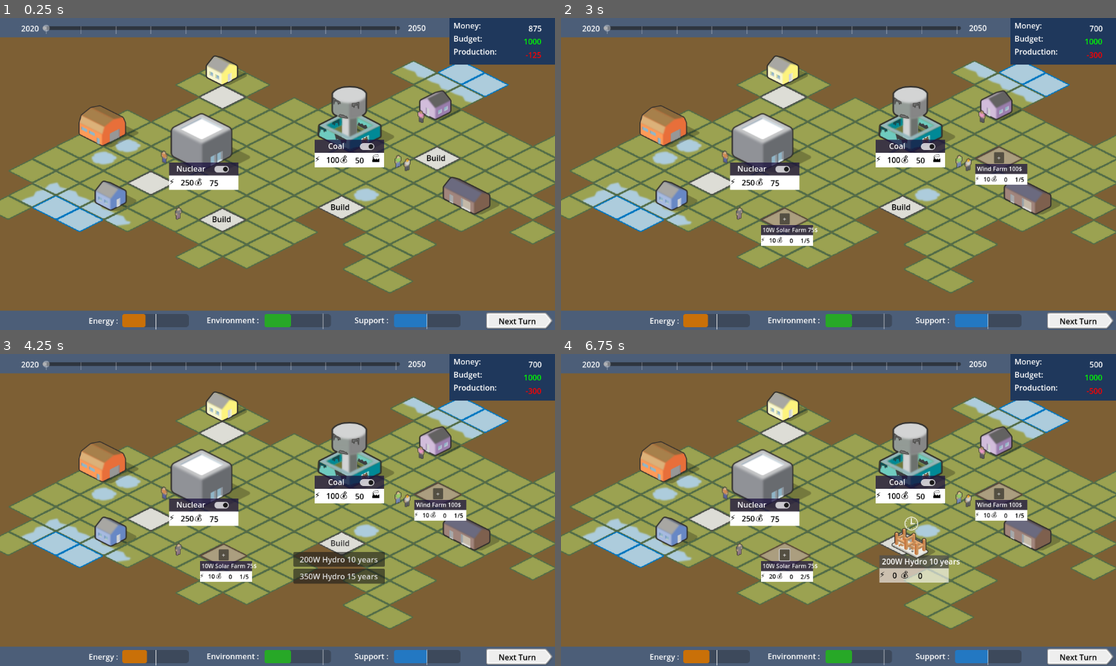
Above: before the commit, frames 1-4 (two rows, left to right).
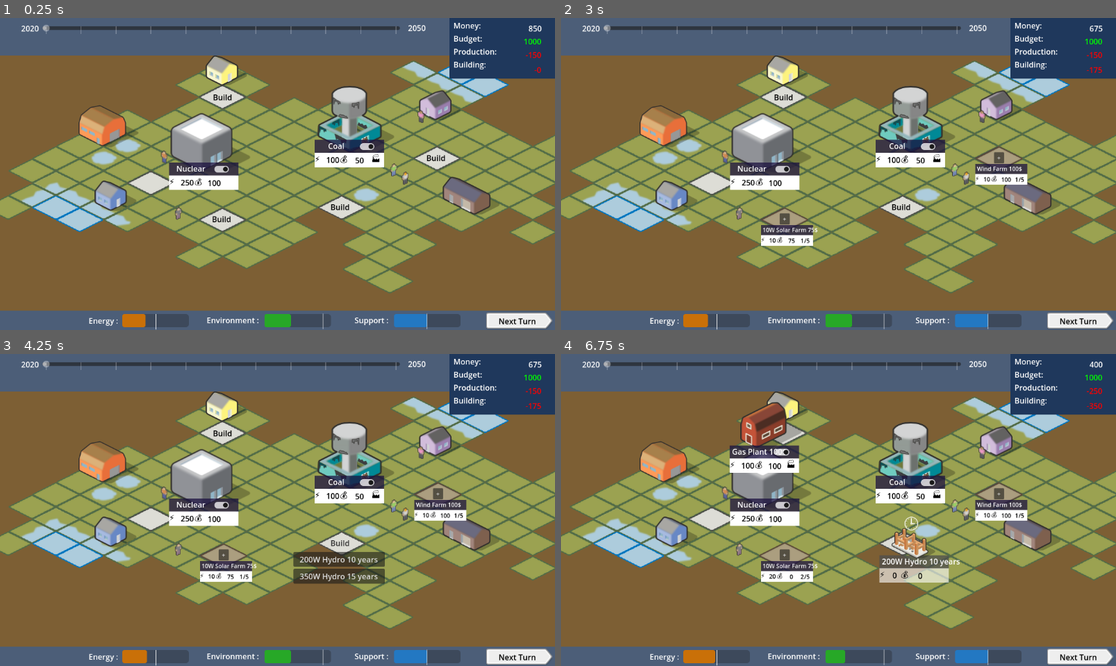
Above: after the commit, the same moments.

Repository: astonedf/SURE_PoC
Game: Godot game, scene res://Scenes/world.tscn
Same seed, same stepped clock (60 frames per second), same inputs: the game is played once before the commit and once after it.
Inputs (mouse positions are in pixels of both pictures, inside the frame that each line leads up to):
- Up to frame 1 (0.25 s): no input
- Up to frame 2 (3 s): click "Build" at 0.5 s; click "10W Solar Farm 75$" at 1.25 s; click "Build" at 2 s; click "Wind Farm 100$" at 2.75 s
- Up to frame 3 (4.25 s): click "Build" at 3.5 s
- Up to frame 4 (6.75 s): click "200W Hydro 10 years" at 4.25 s; click "+" at 5 s; click (783, 432) at 5.75 s, where only the run after the commit has a clickable "Build"; click (794, 453) at 6.5 s, where only the run after the commit has a clickable "Gas Plant 100$"

The runs differ from the first frame. In frame 1, 5.8% of the frame differs, in the area x 0-100%, y 2-54%; in frame 2, 5.9%; in frame 3, 5.9%; in frame 4, 7.9%, in the area x 0-100%, y 2-100%.

Commit message:
shock wip

Diff:
--- a/SURE/Scenes/build_button.gd
+++ b/SURE/Scenes/build_button.gd
@@ -35,7 +35,8 @@
 func _on_button_pressed(button):
 
 	print(button)
-	Global.prod += button[1]
+	#Global.build += button[1]
+	#Global.energy = button[2]
 	Global.update_ui()
 	var scene = load("res://Scenes/"+path+".tscn")
 	print(scene)
@@ -46,7 +47,8 @@
 		print(button[0])
 		instance.label_name = str(button[0])
 		instance.energy = button[2]
-		instance.cost = button[3]
+		instance.prod = button[3]
+		instance.build = button[1]
 		instance.plus = plus
 		get_parent().add_child(instance)
 		queue_free()
@@ -58,3 +60,12 @@
 		instance.plus = plus
 		get_parent().add_child(instance)
 		queue_free()
+
+	if path == "energy_plant":
+		instance.label_name = str(button[0])
+		instance.energy = button[2]
+		instance.prod = button[3]
+		instance.build = button[1]
+		instance.poll = plus
+		get_parent().add_child(instance)
+		queue_free()
--- a/SURE/Scenes/energy_bar.gd
+++ b/SURE/Scenes/energy_bar.gd
@@ -19,10 +19,12 @@
 
 # Called every frame. 'delta' is the elapsed time since the previous frame.
 func _process(delta):
+
 	$Energy.value = Global.energy
-
+	energy_value = $Energy.value
 
 func _on_energy_value_changed(value):
+	$Energy.value = Global.energy
 	if value < energy_min:
 		$Energy.set("theme_override_styles/fill", energyStyleLow)
 	else:
--- a/SURE/Scenes/farm.gd
+++ b/SURE/Scenes/farm.gd
@@ -1,10 +1,11 @@
 extends Node2D
 
 @export var energy : int
-@export var cost : int
+@export var build : int
 var prod: int
 var energy_init: int
-var cost_init: int
+var build_init: int
+var prod_init:int
 @export var label_name: String
 var num: int = 1
 var plus: bool = true
@@ -13,13 +14,13 @@
 # Called when the node enters the scene tree for the first time.
 func _ready():
 	$ColorRect2/Label2.text = str(energy)
-	$ColorRect2/Label3.text = str(cost)
+	$ColorRect2/Label3.text = str(build)
 	$ColorRect/Label.text = label_name
 	Global.energy += energy
-	Global.prod += cost
+	Global.build += build
 
 	energy_init = energy
-	cost_init = cost
+	build_init = build
 
 
 	$Button.visible = plus
@@ -38,7 +39,7 @@
 	if num < 5:
 		energy += energy_init
 		print(energy)
-		cost += cost_init
+		build += build_init
 		num += 1
 		$ColorRect2/Num.text = str(num)
 		if num == 4:
@@ -50,8 +51,9 @@
 
 func _update():
 	$ColorRect2/Label2.text = str(energy)
-	$ColorRect2/Label3.text = str(cost)
-	Global.energy += energy
-	Global.prod += cost
+	$ColorRect2/Label3.text = str(prod)
+	Global.energy += energy_init
+	Global.prod += prod_init
+	Global.build += build_init
 
 	Global.update_ui()
--- a/SURE/Scenes/shock.gd
+++ b/SURE/Scenes/shock.gd
@@ -1,11 +1,29 @@
 extends CanvasLayer
 
-
+var bad: bool
 # Called when the node enters the scene tree for the first time.
 func _ready():
-	pass # Replace with function body.
+	pass
 
 
 # Called every frame. 'delta' is the elapsed time since the previous frame.
 func _process(delta):
 	pass
+
+
+func _on_visibility_changed():
+	$ColorRect/Result/EnergyBar.energy_min = 550
+	print($ColorRect/Result/EnergyBar.energy_value)
+	if $ColorRect/Result/EnergyBar.energy_value < 550:
+
+		$ColorRect/Result.text = "You cannot provide enough energy for your citizens!"
+		bad = true
+	else:
+		bad = false
+		$ColorRect/Result.text = "You had enough energy surplus to get through those difficult winters."
+
+
+func _on_continue_pressed():
+	if bad:
+		$ColorRect/Result.queue_free()
+		$ColorRect/Text/Control.visible = true
--- a/SURE/Scenes/shock.tscn
+++ b/SURE/Scenes/shock.tscn
@@ -26,7 +26,7 @@
 offset_left = -270.0
 offset_top = -180.0
 offset_right = 271.0
-offset_bottom = 97.0
+offset_bottom = 148.0
 grow_horizontal = 2
 grow_vertical = 2
 theme = SubResource("Theme_jkqh0")
@@ -45,6 +45,44 @@
 text = "Cold Spell"
 horizontal_alignment = 1
 vertical_alignment = 1
+
+[node name="Result" type="Label" parent="ColorRect"]
+layout_mode = 1
+anchors_preset = 3
+anchor_left = 1.0
+anchor_top = 1.0
+anchor_right = 1.0
+anchor_bottom = 1.0
+offset_left = -266.0
+offset_top = -115.0
+offset_bottom = -37.0
+grow_horizontal = 0
+grow_vertical = 0
+theme_override_colors/font_color = Color(0, 0, 0, 1)
+text = "..."
+autowrap_mode = 3
+
+[node name="Continue" type="Button" parent="ColorRect/Result"]
+layout_mode = 1
+anchors_preset = 7
+anchor_left = 0.5
+anchor_top = 1.0
+anchor_right = 0.5
+anchor_bottom = 1.0
+offset_left = -48.5
+offset_top = -15.0
+offset_right = 30.5
+offset_bottom = 16.0
+grow_horizontal = 2
+grow_vertical = 0
+text = "Continue"
+
+[node name="EnergyBar" parent="ColorRect/Result" instance=ExtResource("2_i1jhu")]
+layout_mode = 0
+offset_left = 1.0
+offset_top = -56.0
+offset_right = 63.0
+offset_bottom = -30.0
 
 [node name="Text" type="Label" parent="ColorRect"]
 layout_mode = 1
@@ -117,9 +155,5 @@
 text = "Import electricity from neighbouring countries.
 - 50 💰"
 
-[node name="EnergyBar" parent="ColorRect/Text" instance=ExtResource("2_i1jhu")]
-layout_mode = 0
-offset_left = 3.0
-offset_top = 157.0
-offset_right = 65.0
-offset_bottom = 183.0
+[connection signal="visibility_changed" from="." to="." method="_on_visibility_changed"]
+[connection signal="pressed" from="ColorRect/Result/Continue" to="." method="_on_continue_pressed"]
--- a/SURE/Scenes/ui.gd
+++ b/SURE/Scenes/ui.gd
@@ -6,7 +6,7 @@
 
 @export var money: int = 1000
 @export var prod: int = 0
-
+var build: int = 0
 
 
 var full_farm: bool = false
@@ -19,6 +19,7 @@
 	$ColorRect2/ColorRect/money.text = str(money - prod)
 	$ColorRect2/ColorRect/budget.text = str(money)
 	$ColorRect2/ColorRect/prod.text = str(prod)
+	$ColorRect2/ColorRect/Build.text = str(prod)
 
 
 # Called every frame. 'delta' is the elapsed time since the previous frame.
@@ -32,9 +33,10 @@
 	$ColorRect/Label2/Env.value = env
 	$ColorRect/Label3/Trust.value = trust
 
-	$ColorRect2/ColorRect/money.text = str(money - prod)
+	$ColorRect2/ColorRect/money.text = str(money - prod - build)
 	$ColorRect2/ColorRect/budget.text = str(money)
 	$ColorRect2/ColorRect/prod.text = "-" + str(prod)
+	$ColorRect2/ColorRect/Build.text = "-" + str(build)
 
 	if full_farm:
 		$Bubble.visible = true
--- a/SURE/Scenes/ui.tscn
+++ b/SURE/Scenes/ui.tscn
@@ -50,7 +50,7 @@
 patch_margin_bottom = 6
 metadata/_edit_group_ = true
 
-[node name="Label" type="Button" parent="ColorRect/GreySliderRight"]
+[node name="NextTurn" type="Button" parent="ColorRect/GreySliderRight"]
 layout_mode = 0
 offset_left = 3.0
 offset_top = 2.0
@@ -121,7 +121,7 @@
 anchors_preset = -1
 anchor_right = 1.0
 anchor_bottom = 0.062
-offset_bottom = -40.176
+offset_bottom = 37.52
 grow_horizontal = 2
 color = Color(0.298039, 0.368627, 0.470588, 1)
 
@@ -131,7 +131,7 @@
 anchor_left = 1.0
 anchor_right = 1.0
 offset_left = -219.0
-offset_bottom = 97.0
+offset_bottom = 126.0
 grow_horizontal = 0
 color = Color(0.1224, 0.2214, 0.36, 1)
 
@@ -154,6 +154,11 @@
 [node name="Label2" type="Label" parent="ColorRect2/ColorRect/VBoxContainer"]
 layout_mode = 2
 text = "  Production: "
+vertical_alignment = 1
+
+[node name="Label4" type="Label" parent="ColorRect2/ColorRect/VBoxContainer"]
+layout_mode = 2
+text = "  Building: "
 vertical_alignment = 1
 
 [node name="money" type="Label" parent="ColorRect2/ColorRect"]
@@ -171,6 +176,17 @@
 offset_top = 57.0
 offset_right = 191.0
 offset_bottom = 97.0
+theme_override_colors/font_color = Color(1, 0, 0, 1)
+text = "000"
+horizontal_alignment = 2
+vertical_alignment = 1
+
+[node name="Build" type="Label" parent="ColorRect2/ColorRect"]
+layout_mode = 0
+offset_left = 51.0
+offset_top = 88.0
+offset_right = 191.0
+offset_bottom = 128.0
 theme_override_colors/font_color = Color(1, 0, 0, 1)
 text = "000"
 horizontal_alignment = 2
@@ -220,4 +236,4 @@
 [node name="Shock" parent="." instance=ExtResource("5_tj765")]
 visible = false
 
-[connection signal="pressed" from="ColorRect/GreySliderRight/Label" to="." method="_on_label_pressed"]
+[connection signal="pressed" from="ColorRect/GreySliderRight/NextTurn" to="." method="_on_label_pressed"]
--- a/SURE/Scenes/world.tscn
+++ b/SURE/Scenes/world.tscn
@@ -63,11 +63,11 @@
 texture = ExtResource("8_wpqsw")
 
 [node name="People4B" type="Sprite2D" parent="Props"]
-position = Vector2(826, 298)
+position = Vector2(817, 316)
 texture = ExtResource("9_a5p6h")
 
 [node name="People5D" type="Sprite2D" parent="Props"]
-position = Vector2(845, 305)
+position = Vector2(841, 333)
 texture = ExtResource("10_qpcoi")
 
 [node name="People6B" type="Sprite2D" parent="Props"]
@@ -76,8 +76,9 @@
 
 [node name="Nuclear" parent="." instance=ExtResource("7_6x5m2")]
 position = Vector2(439, 259)
+label_name = "Nuclear"
 energy = 250
-cost = 75
+prod = 100
 metadata/_edit_group_ = true
 
 [node name="Sprite2D" parent="Nuclear" index="0"]
@@ -91,8 +92,9 @@
 
 [node name="Coal" parent="." instance=ExtResource("7_6x5m2")]
 position = Vector2(741, 212)
+label_name = "Coal"
 energy = 100
-cost = 50
+prod = 50
 poll = true
 metadata/_edit_group_ = true
 
@@ -136,5 +138,13 @@
 path = "build_process"
 plus = false
 
+[node name="BuildGas" parent="." instance=ExtResource("16_pnu0i")]
+offset_left = 438.0
+offset_top = 149.0
+offset_right = 486.0
+offset_bottom = 180.0
+button_list = [["Gas Plant 100$", 100, 100, 100]]
+path = "energy_plant"
+
 [editable path="Nuclear"]
 [editable path="Coal"]
--- a/SURE/src/energy_plant.gd
+++ b/SURE/src/energy_plant.gd
@@ -1,17 +1,21 @@
 extends Node2D
 
+@export var label_name: String
 @export var energy : int
-@export var cost : int
+var build : int
+@export var prod: int
 @export var poll: bool = false
 @export var poll_value: int = 10
 
 @onready var Global = get_node("/root/Ui")
 # Called when the node enters the scene tree for the first time.
 func _ready():
+	$ColorRect/Label.text = label_name
 	$ColorRect2/Label2.text = str(energy)
-	$ColorRect2/Label3.text = str(cost)
+	$ColorRect2/Label3.text = str(prod)
 	Global.energy += energy
-	Global.prod += cost
+	Global.prod += prod
+	Global.build += build
 	if poll:
 		Global.env -= poll_value
 	Global.update_ui()
@@ -34,13 +38,13 @@
 func _on_switch_toggled(button_pressed):
 	if button_pressed:
 		Global.energy += energy
-		Global.prod += cost
+		Global.prod += prod
 		if poll:
 			Global.env -= poll_value
 		Global.update_ui()
 	else:
 		Global.energy -= energy
-		Global.prod -= cost
+		Global.prod -= prod
 		if poll:
 			Global.env += poll_value
 		Global.update_ui()
Not shown: 1 places in SURE/Scenes/energy_bar.tscn that only renumber resources
Not shown: 1 places in SURE/Scenes/shock.tscn that only renumber resources
Not shown: 1 places in SURE/Scenes/ui.tscn that only renumber resources
